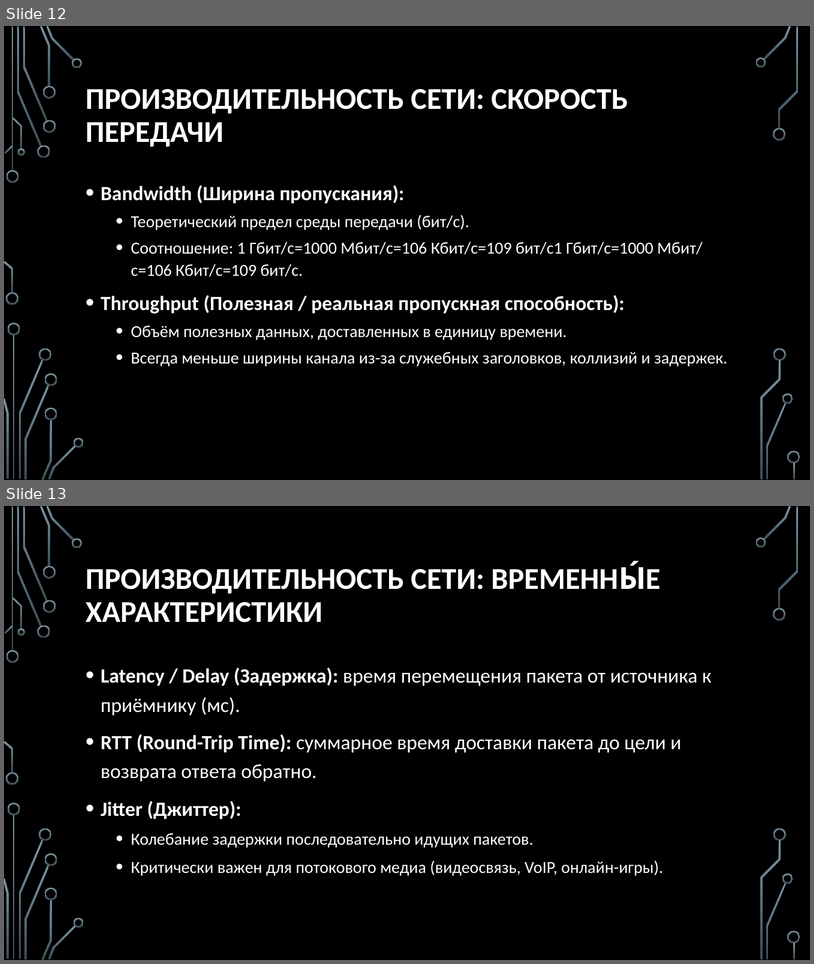
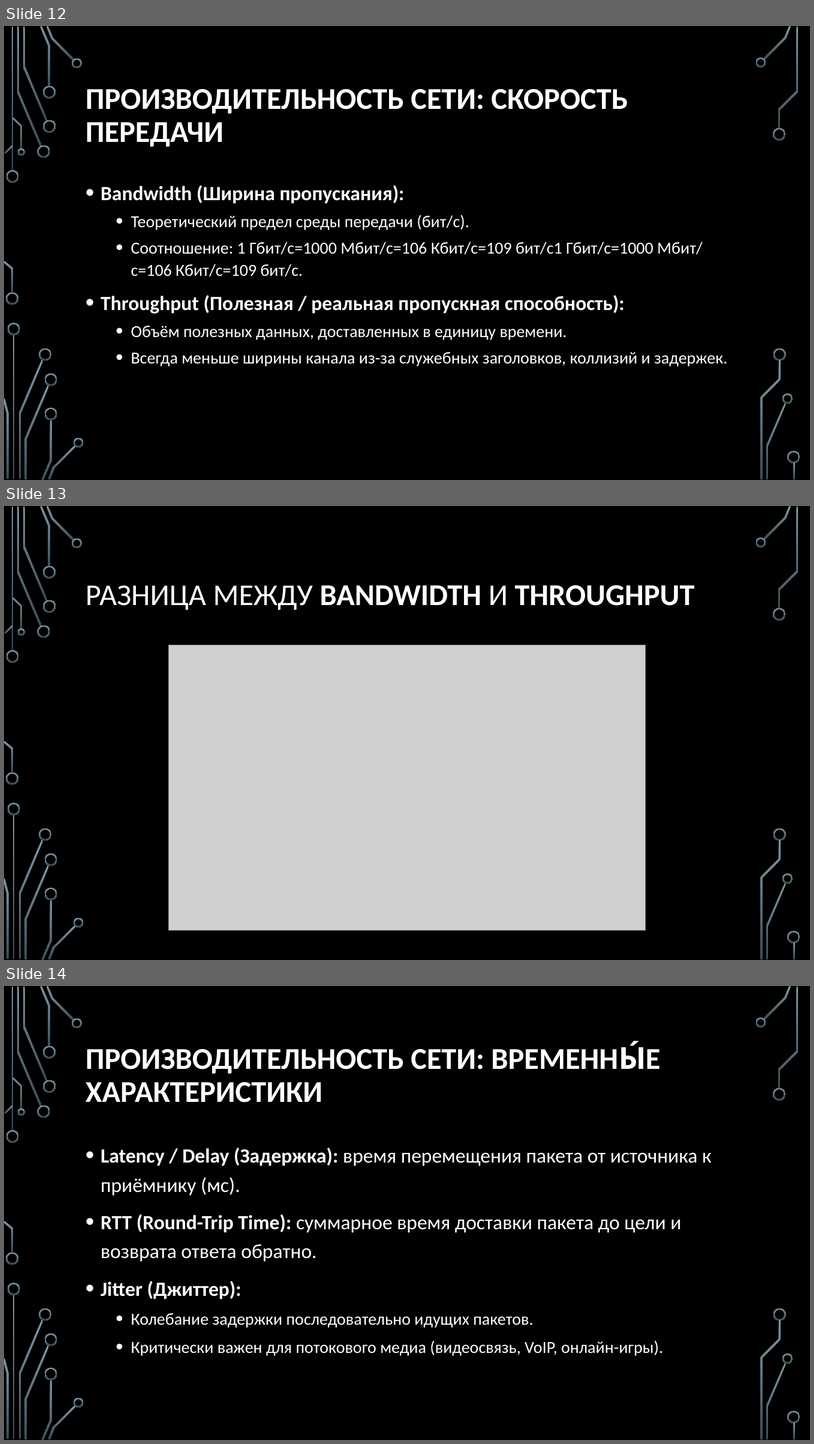
Before and after one commit to nhtgale/itn, a slide deck: 1.3 Architecture/1.3 Architecture.pptx. Shown one above the other, each under a label of ours: slides 12 and 13 before the commit, slides 12, 13 and 14 after it. The pictures are 814x964 and 814x1444 pixels, drawn with LibreOffice and Linux fonts; fonts in the diff are those of the drawing; grey boxes stand for pictures; background and template pictures are left out. Boxes give left, top, right and bottom in pixels: in the first picture for what was removed or moved away, otherwise in the second. Text is boxed around its words. In the diff, an @@ line names an element or a change of style, - is before the commit and + after.

```diff
--- a/1.3 Architecture/1.3 Architecture.pptx
+++ b/1.3 Architecture/1.3 Architecture.pptx
@@ slide 13 added at bbox=[4, 506, 810, 960], background picture (left out); not listed: 36 template elements that a slide beside it also shows @@
@@ title added at bbox=[86, 585, 695, 610], 36 pt, text #FFFFFF, bold @@
+РАЗНИЦА МЕЖДУ BANDWIDTH И THROUGHPUT
@@ picture added at bbox=[168, 645, 645, 930] @@
@@ what was slide 13 is now slide 14 @@
```
Also in this commit, not shown: 1 slide changed, 1 other slide added, 2 other files.
